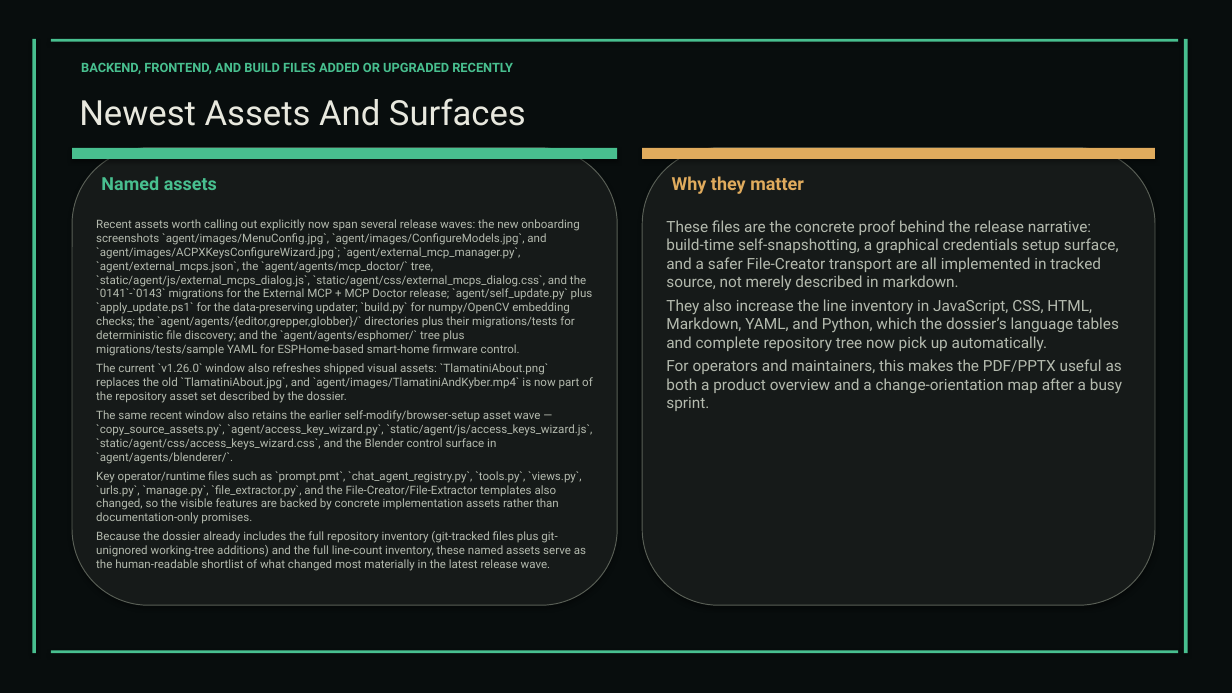
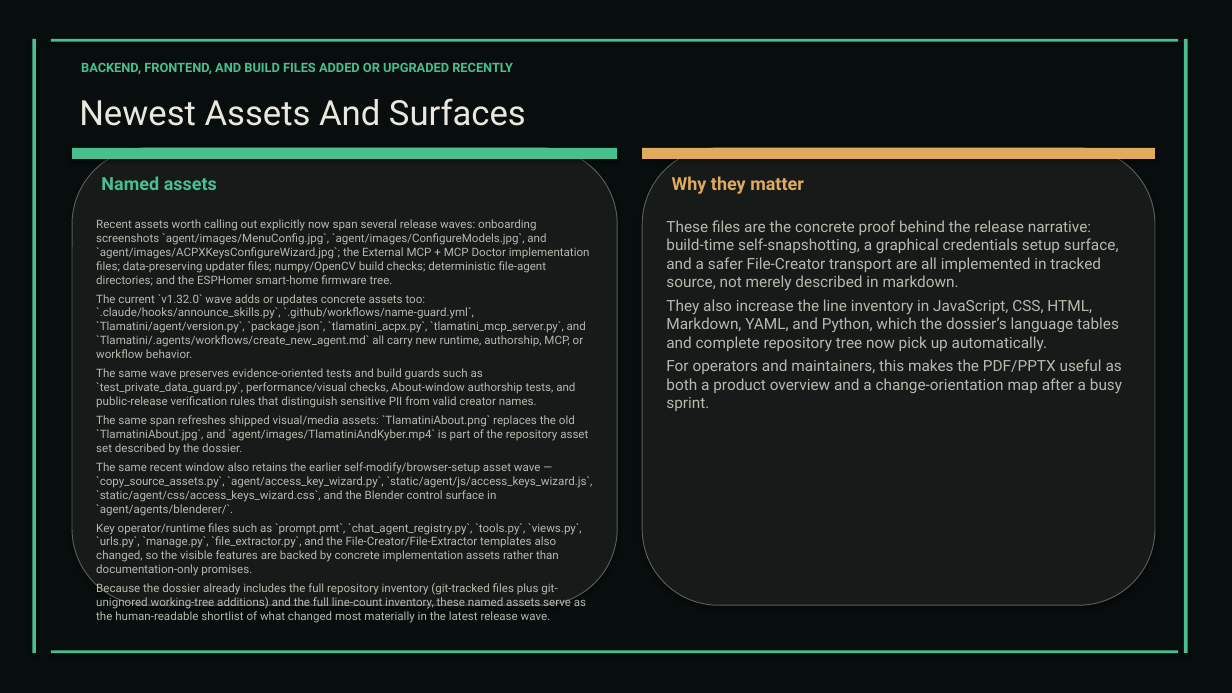
Before and after one commit to XAIHT/web-app, a slide deck: slide 28 of Tlamatini_eXtended_Artificial_Intelligence_Humanly_Tempered.pptx (slide 27 before the commit). Drawn at 1232x693 pixels with LibreOffice and Linux fonts; fonts in the diff are those of the drawing. Boxes give left, top, right and bottom in pixels: in the first picture for what was removed or moved away, otherwise in the second. Text is boxed around its words. In the diff, an @@ line names an element or a change of style, - is before the commit and + after.

```diff
--- a/Tlamatini_eXtended_Artificial_Intelligence_Humanly_Tempered.pptx
+++ b/Tlamatini_eXtended_Artificial_Intelligence_Humanly_Tempered.pptx
@@ text at <box>96,219,590,455</box>: text changed @@
-Recent assets worth calling out explicitly now span several release waves: the new onboarding screenshots `agent/images/MenuConfig.jpg`, `agent/images/ConfigureModels.jpg`, and `agent/images/ACPXKeysConfigureWizard.jpg`; `agent/external_mcp_manager.py`, `agent/external_mcps.json`, the `agent/agents/mcp_doctor/` tree, `static/agent/js/external_mcps_dialog.js`, `static/agent/css/external_mcps_dialog.css`, and the `0141`-`0143` migrations for the External MCP + MCP Doctor release; `agent/self_update.py` plus `apply_update.ps1` for the data-preserving updater; `build.py` for numpy/OpenCV embedding checks; the `agent/agents/{editor,grepper,globber}/` directories plus their migrations/tests for deterministic file discovery; and the `agent/agents/esphomer/` tree plus migrations/tests/sample YAML for ESPHome-based smart-home firmware control.
-The current `v1.26.0` window also refreshes shipped visual assets: `TlamatiniAbout.png` replaces the old `TlamatiniAbout.jpg`, and `agent/images/TlamatiniAndKyber.mp4` is now part of the repository asset set described by the dossier.
+Recent assets worth calling out explicitly now span several release waves: onboarding screenshots `agent/images/MenuConfig.jpg`, `agent/images/ConfigureModels.jpg`, and `agent/images/ACPXKeysConfigureWizard.jpg`; the External MCP + MCP Doctor implementation files; data-preserving updater files; numpy/OpenCV build checks; deterministic file-agent directories; and the ESPHomer smart-home firmware tree.
+The current `v1.32.0` wave adds or updates concrete assets too: `.claude/hooks/announce_skills.py`, `.github/workflows/name-guard.yml`, `Tlamatini/agent/version.py`, `package.json`, `tlamatini_acpx.py`, `tlamatini_mcp_server.py`, and `Tlamatini/.agents/workflows/create_new_agent.md` all carry new runtime, authorship, MCP, or workflow behavior.
+The same wave preserves evidence-oriented tests and build guards such as `test_private_data_guard.py`, performance/visual checks, About-window authorship tests, and public-release verification rules that distinguish sensitive PII from valid creator names.
+The same span refreshes shipped visual/media assets: `TlamatiniAbout.png` replaces the old `TlamatiniAbout.jpg`, and `agent/images/TlamatiniAndKyber.mp4` is part of the repository asset set described by the dossier.
```
Also in this commit, not shown: 49 other slides changed, 6 slides added, 1 slide removed, 34 other files.
